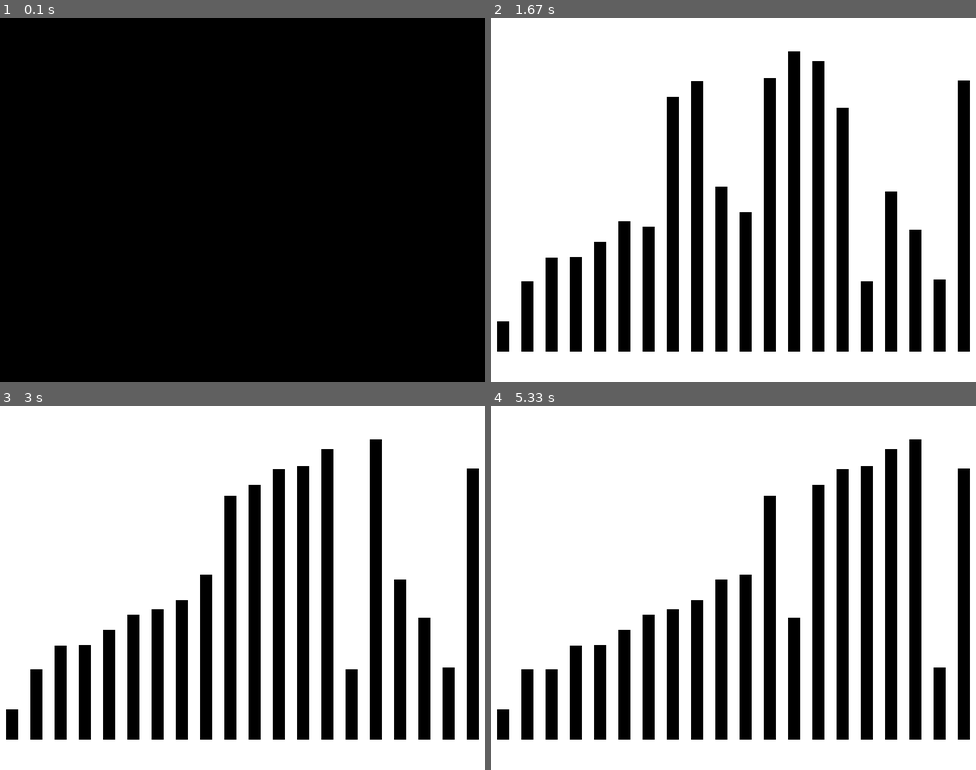
Above: before the commit, frames 1-4 (two rows, left to right).
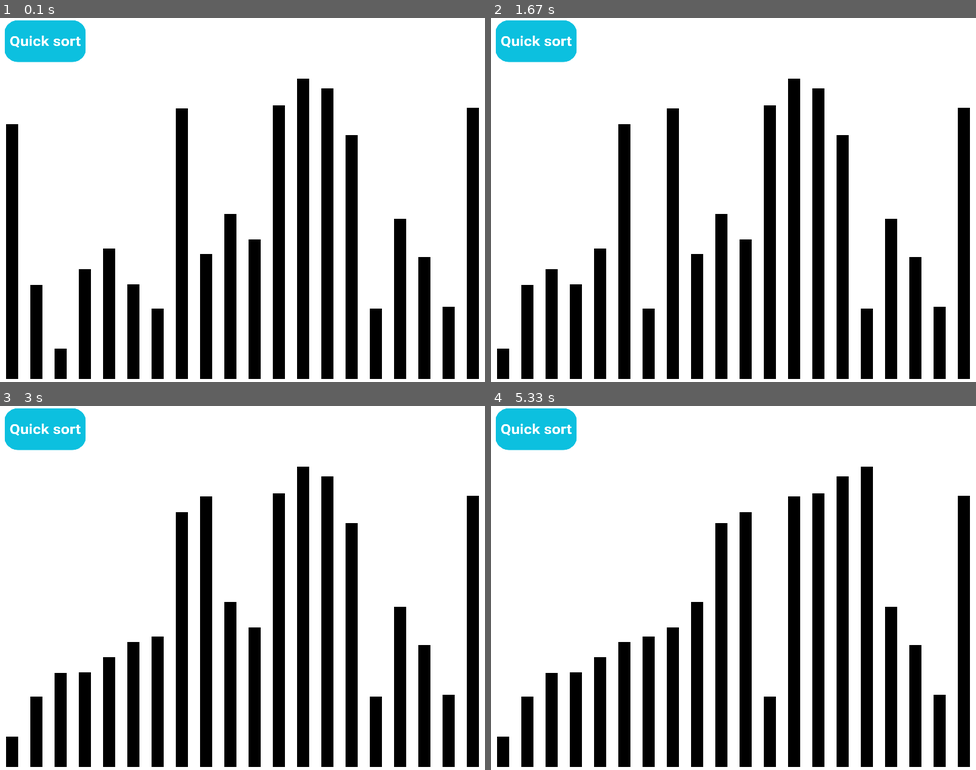
Above: after the commit, the same moments.

Repository: Vinayak2005917/Sort-with-pygame
Game: pygame game, started from main.py
The game is run twice, just before and just after one commit, with the same random seed, the same clock (stepped at 60 frames per second) and the same inputs.
Inputs (mouse positions are in pixels of both pictures, inside the frame that each line leads up to):
- Up to frame 1 (0.1 s): no input
- Up to frame 2 (1.67 s): click (534, 39) at 0.38 s
- Up to frame 3 (3 s): no input
- Up to frame 4 (5.33 s): no input

The runs differ from the first frame. In frame 1, 77% of the frame differs, in the area x 0-100%, y 0-100%; in frame 2, 11%; in frame 3, 13%; in frame 4, 13%.

Commit message:
added a proper button for quick sort

Diff:
--- a/main.py
+++ b/main.py
@@ -13,6 +13,10 @@
 FPS = 60
 
 
+button_rect = pygame.Rect(0, 0, 150, 75)
+button_image = pygame.image.load("Quick sort.png")
+button_image = pygame.transform.scale(button_image, (150,75))
+sort = False
 #this generates a list of random numbers
 numbers = [random.randint(50, 500) for _ in range(20)]
 
@@ -25,17 +29,24 @@
         elif event.type == pygame.VIDEORESIZE:
             WIDTH, HEIGHT = event.w, event.h
             screen = pygame.display.set_mode((WIDTH, HEIGHT), pygame.RESIZABLE)
+        elif event.type == pygame.MOUSEBUTTONDOWN:
+            if button_rect.collidepoint(event.pos):
+                if button_rect.collidepoint(event.pos):
+                    sort = True
+                    print("Button clicked!")
     screen.fill((255,255,255))
+    screen.blit(button_image, button_rect)
 
 
 
     for i in range(20):
         bar_height = numbers[i]
         x = 10 + (i * 40)
-        y = 550 - bar_height
+        y = 595 - bar_height
         pygame.draw.rect(screen, (0, 0, 0), (x, y, 20, bar_height))
 
-    sorting_functions.quick_sort(numbers)
+    if sort:
+        sorting_functions.bubble_sort(numbers)
 
     pygame.display.flip()
     clock.tick(FPS)
--- a/sorting_functions.py
+++ b/sorting_functions.py
@@ -1,9 +1,13 @@
 import time
 
-def quick_sort(arr):
+
+#Bubble Sort
+def bubble_sort(arr):
     for i in range(len(arr)):
         for j in range(len(arr) - 1):
             if arr[j] > arr[j + 1]:
-                time.sleep(0.1)
+                time.sleep(0.15)
                 arr[j], arr[j + 1] = arr[j + 1], arr[j]
                 return arr
+
+#Insertion Sort, Selection Sort, Merge Sort, and Quick Sort
Binary file added: Quick sort.png
